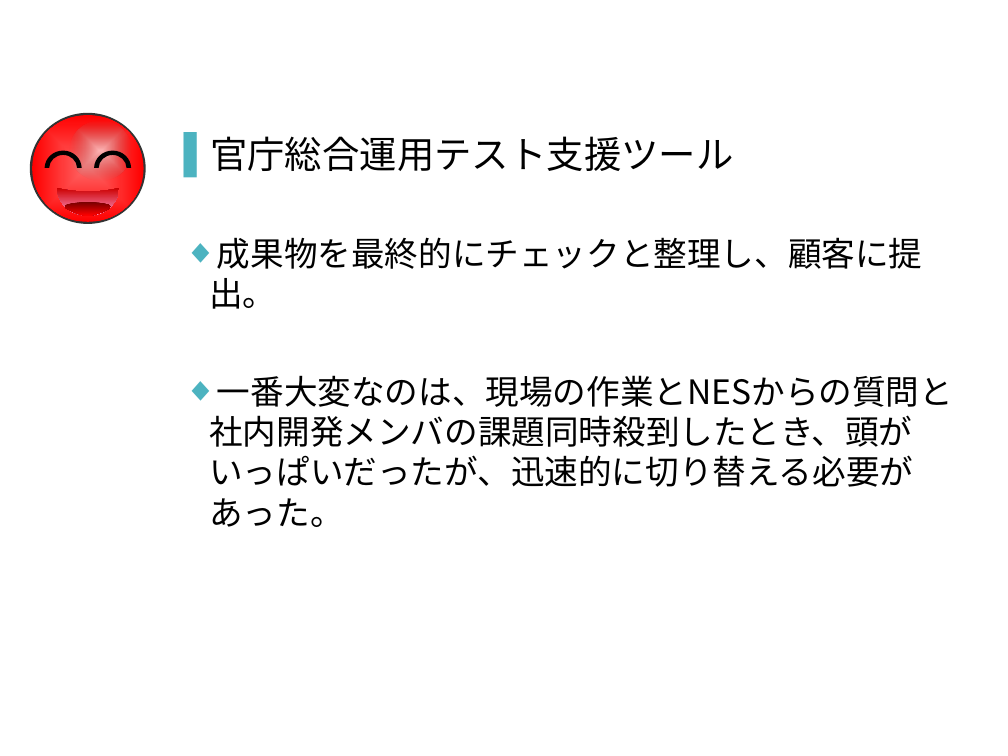
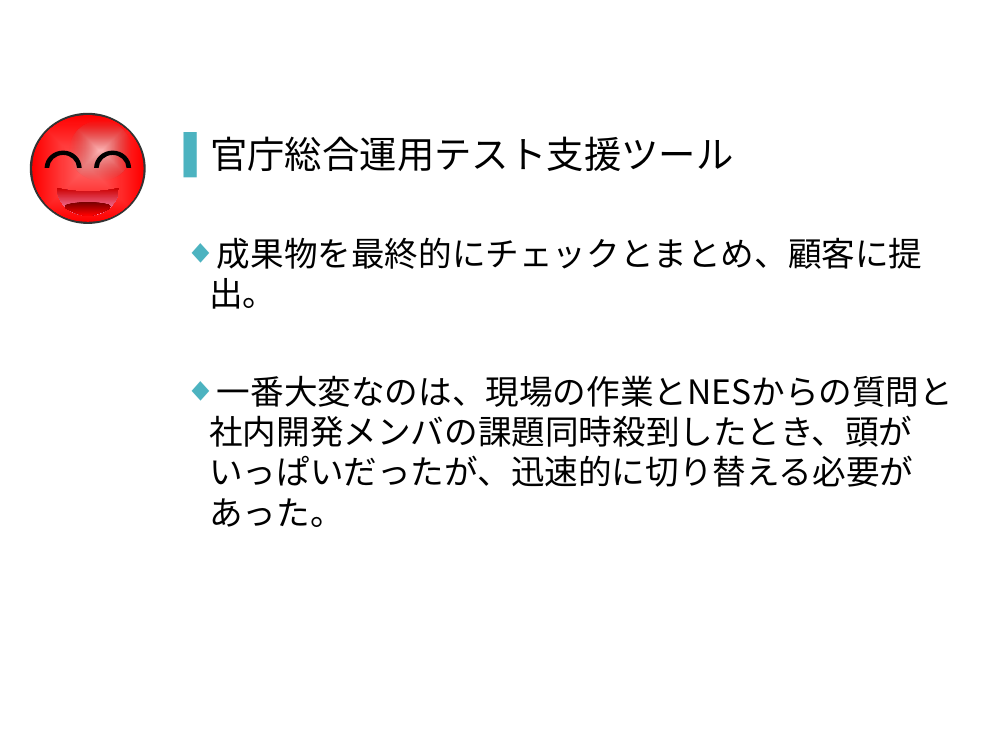
Before and after one commit to milo-bb/test, a slide deck: slide 10 of 昇格プレゼン(徐洋)_new.pptx. Drawn at 1008x756 pixels with LibreOffice and Linux fonts; fonts in the diff are those of the drawing; background and template pictures are left out. Boxes give left, top, right and bottom in pixels: in the first picture for what was removed or moved away, otherwise in the second. Text is boxed around its words. In the diff, an @@ line names an element or a change of style, - is before the commit and + after.

```diff
--- a/昇格プレゼン(徐洋)_new.pptx
+++ b/昇格プレゼン(徐洋)_new.pptx
@@ text at <box>209,237,923,309</box>: text changed @@
-◆ 成果物を最終的にチェックと整理し、顧客に提出。
+◆ 成果物を最終的にチェックとまとめ、顧客に提出。
```
Also in this commit, not shown: 10 other slides changed.
